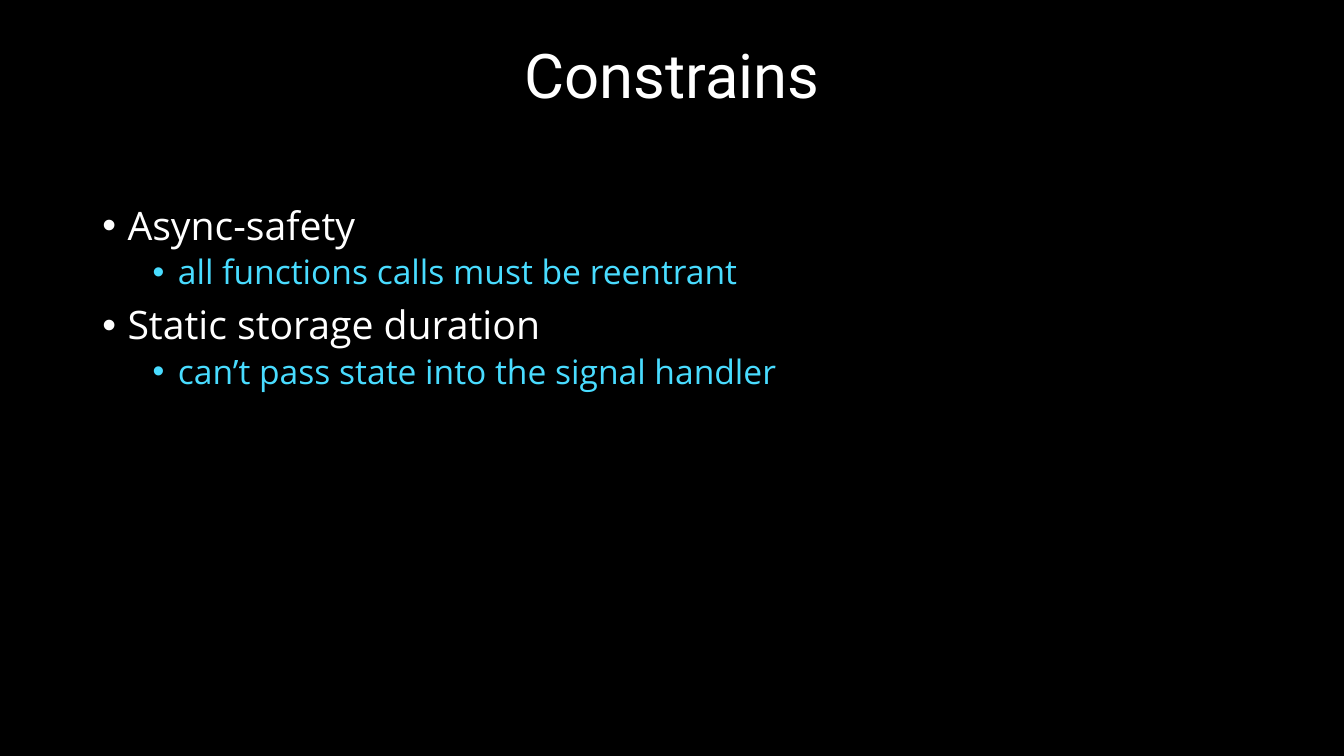
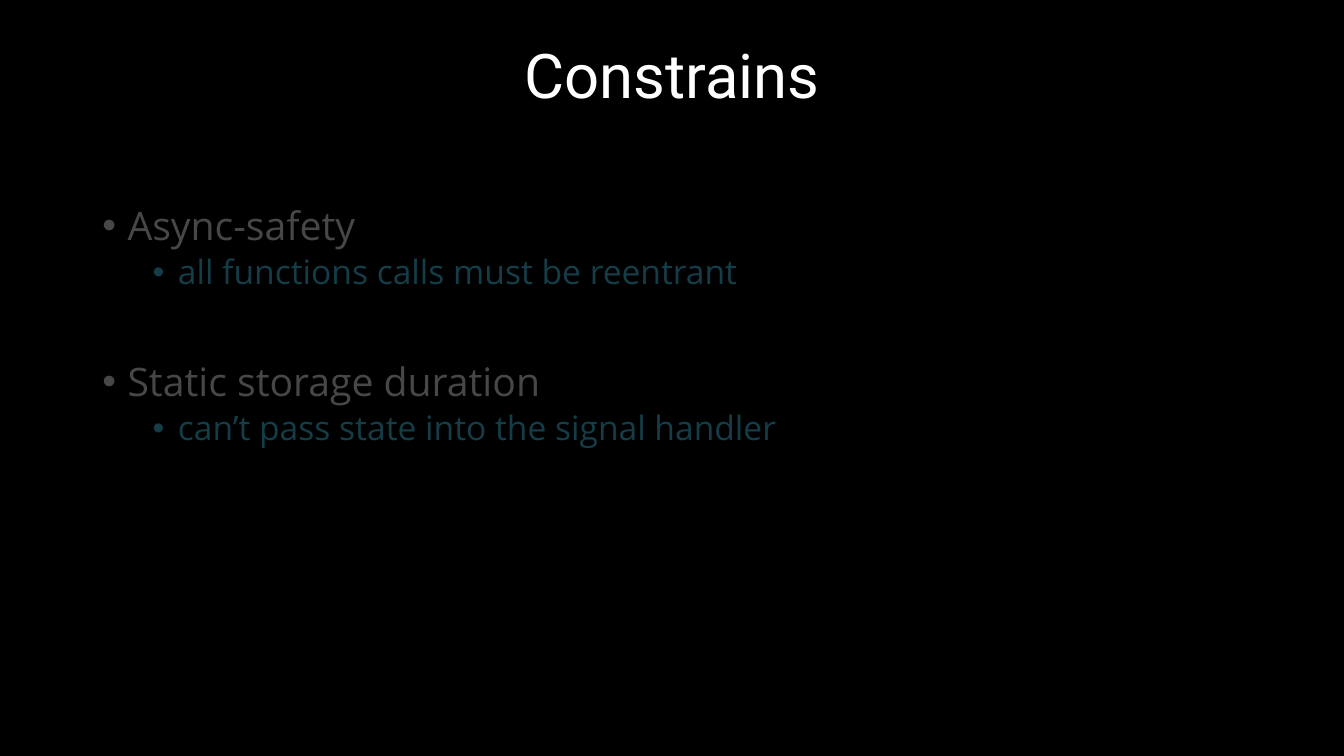
Before and after one commit to 9majka/NDK_presentation, a slide deck: slide 19 of NDK_SoftServeTheme.pptx. Drawn at 1344x756 pixels with LibreOffice and Linux fonts; fonts in the diff are those of the drawing; background and template pictures are left out. Boxes give left, top, right and bottom in pixels: in the first picture for what was removed or moved away, otherwise in the second. Text is boxed around its words. In the diff, an @@ line names an element or a change of style, - is before the commit and + after.

```diff
--- a/NDK_SoftServeTheme.pptx
+++ b/NDK_SoftServeTheme.pptx
@@ rectangle added at <box>60,166,760,291</box>, fill #000000 at 72% opacity @@
@@ text "Async-safety" rewrapped from <box>128,210,776,392</box> to <box>128,210,776,448</box> @@
@@ rectangle added at <box>27,334,823,461</box>, fill #000000 at 72% opacity @@
```
Also in this commit, not shown: 5 other slides changed, 1 slide added, 2 slides removed, 11 other files.
